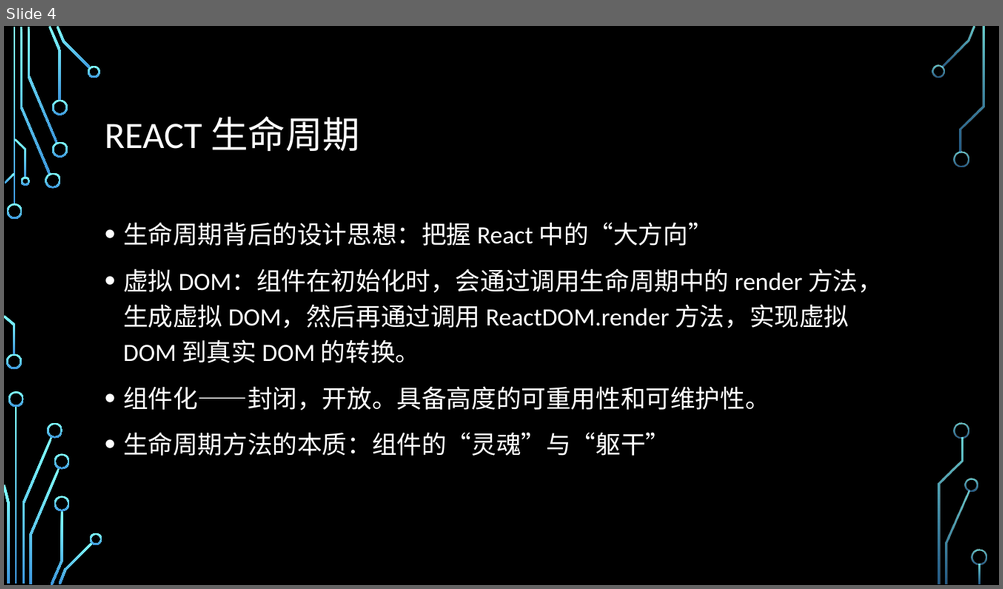
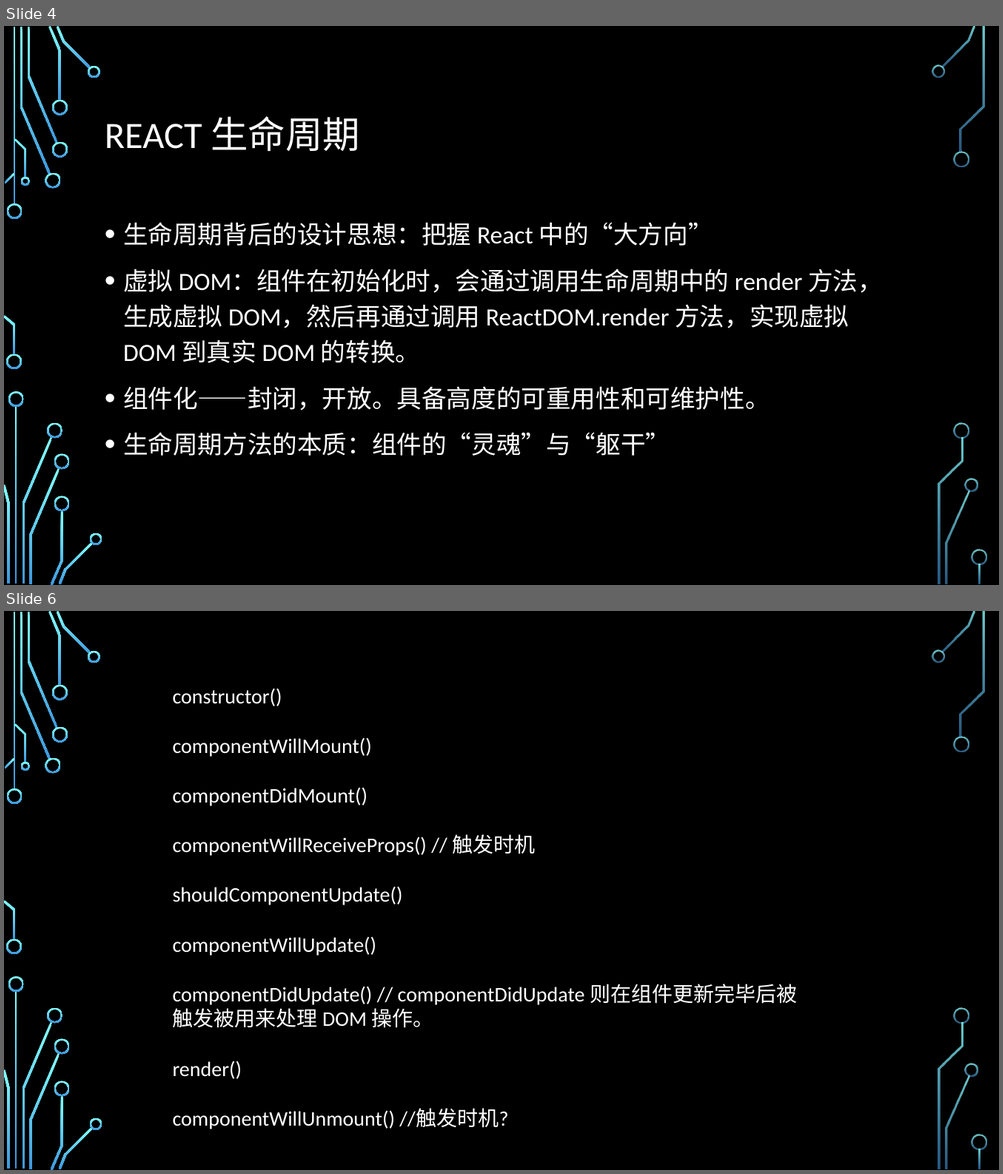
Before and after one commit to jiangyanghe/lagou-lesson, a slide deck: REACT/assets/react 分享.pptx. Shown one above the other, each under a label of ours: slide 4 before the commit, slides 4 and 6 after it; the slides between them are not shown. The pictures are 1003x589 and 1003x1174 pixels, drawn with LibreOffice and Linux fonts; fonts in the diff are those of the drawing; background and template pictures are left out. Boxes give left, top, right and bottom in pixels: in the first picture for what was removed or moved away, otherwise in the second. Text is boxed around its words. In the diff, an @@ line names an element or a change of style, - is before the commit and + after.

```diff
--- a/REACT/assets/react 分享.pptx
+++ b/REACT/assets/react 分享.pptx
@@ slide 6 added at (x1=4, y1=611, x2=999, y2=1170), background picture (left out); not listed: 36 template elements that a slide beside it also shows @@
@@ text added at (x1=173, y1=688, x2=797, y2=1130), 20 pt, text #FFFFFF @@
+constructor()
+componentWillMount()
+componentDidMount()
+componentWillReceiveProps() // 触发时机
+shouldComponentUpdate()
+componentWillUpdate()
+componentDidUpdate() // componentDidUpdate 则在组件更新完毕后被触发被用来处理 DOM 操作。
+render()
+componentWillUnmount() //触发时机?
```
Also in this commit, not shown: 1 slide changed, 8 other slides added, 1 other file.
